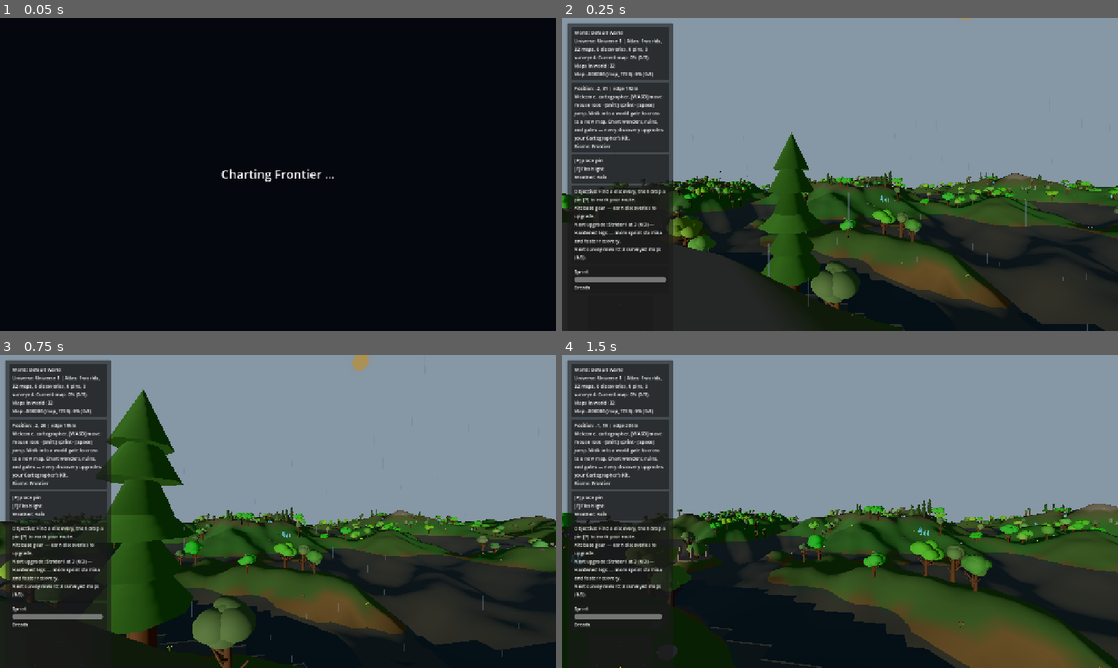
Above: before the commit, frames 1-4 (two rows, left to right).
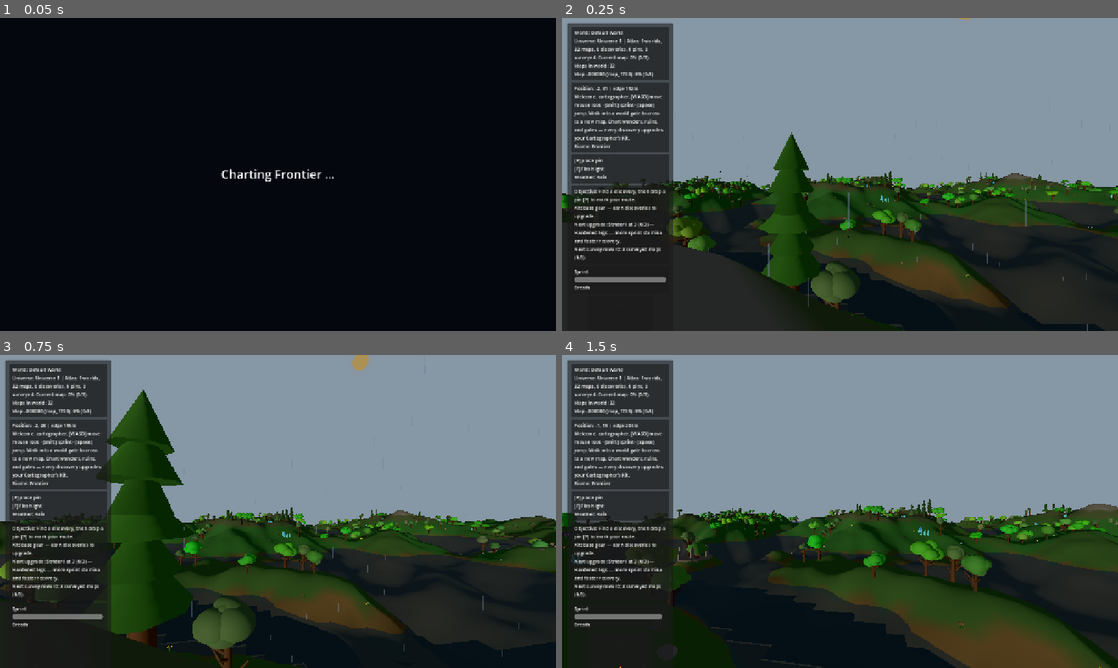
Above: after the commit, the same moments.

Repository: emkey1/Gatewalk
Game: Godot game, scene res://scenes/main.tscn
Two runs of this game, one before a commit and one after it. Both use one fixed random seed, a clock stepped at 60 frames per second and the inputs below.
Inputs (mouse positions are in pixels of both pictures, inside the frame that each line leads up to):
- Up to frame 1 (0.05 s): no input
- Up to frame 2 (0.25 s): no input
- Up to frame 3 (0.75 s): tap Enter at 0.5 s; move the mouse to (305, 511) at 0.52 s; hold W (move_forward) from 0.53 s (still down); hold Shift (sprint) from 0.53 s (still down)
- Up to frame 4 (1.5 s): keep holding W (move_forward); tap Space (jump) at 0.77, 1.07 s; move the mouse to (812, 511) at 1.27 s; release Shift (sprint) at 1.28 s; tap E at 1.35 s

Frame 1 is identical in both runs. In frame 2, 0.6% of the frame differs, in the area x 0-100%, y 50-90%; in frame 3, 0.6%; in frame 4, 0.9%, in the area x 20-100%, y 48-100%.

Commit message:
Weather atmosphere: storms dim the directional sun
Weather was particles only; now rain/snow/blizzard also dim the sun (rain x0.60, snow x0.78, blizzard x0.48) for a gloomier, overcast feel. Applied each frame on top of the day/night energy via a single multiply at the end of _update_day_night_cycle, so it composes with time-of-day. (Environment fog is disabled engine-wide, so fog-based weather is intentionally left for later.)

Verified: a rain map dims the midday sun from ~2.58 to 1.55; VALIDATION OK, INTEGRATION OK.

Co-Authored-By: Claude Opus 4.8 <noreply@anthropic.com>

Diff:
--- a/scripts/Main.gd
+++ b/scripts/Main.gd
@@ -124,6 +124,7 @@
 var _bioscan_next_msec: int = 0
 var _weather_type: String = "clear"
 var _weather_root: Node3D
+var _weather_sun_mult: float = 1.0
 var _map_loading: bool = false
 var _loading_layer: CanvasLayer
 var _loading_label: Label
@@ -3070,6 +3071,17 @@
 func _setup_weather() -> void:
 	_weather_root = null
 	_weather_type = _determine_weather()
+	# Storms dim the directional sun for a gloomier, overcast feel (applied each frame
+	# on top of the day/night energy in _update_day_night_cycle).
+	match _weather_type:
+		WeatherFactory.RAIN:
+			_weather_sun_mult = 0.60
+		WeatherFactory.SNOW:
+			_weather_sun_mult = 0.78
+		WeatherFactory.BLIZZARD:
+			_weather_sun_mult = 0.48
+		_:
+			_weather_sun_mult = 1.0
 	var node: Node3D = WeatherFactory.build(_weather_type)
 	if node != null and generated_root != null:
 		generated_root.add_child(node)
@@ -3185,6 +3197,8 @@
 			Color(0.72, 0.82, 0.90),
 			Color(0.65, 0.75, 0.85))
 		sun_light.light_color = sun_base
+
+	sun_light.light_energy *= _weather_sun_mult
 
 	if generated_root != null:
 		var sun_disc: Node3D = generated_root.get_node_or_null("SunDisc") as Node3D
